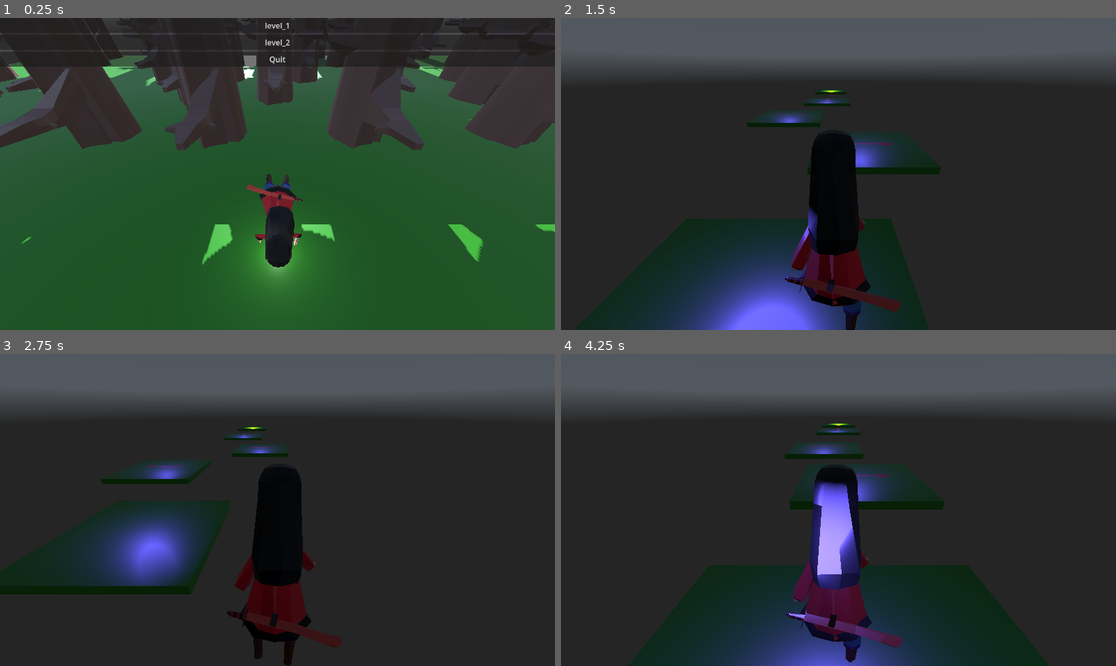
Above: before the commit, frames 1-4 (two rows, left to right).
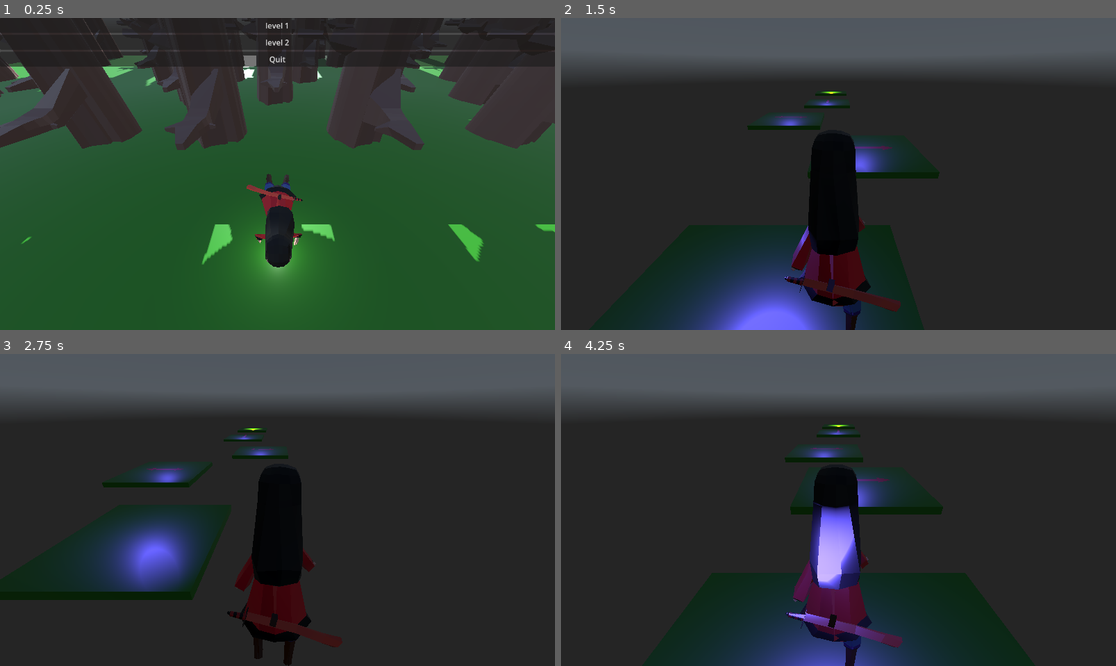
Above: after the commit, the same moments.

Repository: NielsSchool123/godot-game-benzaiten
Game: Godot game, scene res://MainMenu.tscn
Two runs of this game, one before a commit and one after it. Both use one fixed random seed, a clock stepped at 60 frames per second and the inputs below. A sky picture missing from this copy of the repository is replaced by a grey-blue gradient.
Inputs (mouse positions are in pixels of both pictures, inside the frame that each line leads up to):
- Up to frame 1 (0.25 s): no input
- Up to frame 2 (1.5 s): click "level_2" (after the commit: "level 2") at 0.5 s; move the mouse to (960, 158) at 1.27 s; hold D (move_right) from 1.28 s (still down); tap Space (jump) at 1.35 s; click (960, 158) at 1.42 s
- Up to frame 3 (2.75 s): tap Space (jump) at 1.52, 1.82, 2.1, 2.27, 2.57 s; move the mouse to (166, 525) at 2.02 s; release D (move_right) at 2.03 s; hold S (move_back) from 2.03 s (still down)
- Up to frame 4 (4.25 s): move the mouse to (894, 441) at 2.77 s; release S (move_back) at 2.78 s; hold D (move_right) 2.78-3.53 s; tap Space (jump) at 2.85, 3.6, 3.77, 4.07 s; move the mouse to (810, 572) at 3.52 s; hold W (move_forward) from 3.53 s (still down); click (810, 572) at 3.67 s

The runs differ from the first frame. In frame 1, less than 0.1% of the frame differs, in the area x 47-53%, y 1-10%; in frame 2, 2.3%; in frame 3, 2.8%; in frame 4, 4.1%, in the area x 14-88%, y 22-100%.

Commit message:
sound effects + animation dingen

Diff:
--- a/MainMenu.tscn
+++ b/MainMenu.tscn
@@ -1,7 +1,8 @@
-[gd_scene load_steps=3 format=3 uid="uid://v0aliswj1uu"]
+[gd_scene load_steps=4 format=3 uid="uid://v0aliswj1uu"]
 
 [ext_resource type="Script" uid="uid://bxomej6bcgn3k" path="res://scripts/MainMenuScript.gd" id="1_i26rj"]
 [ext_resource type="PackedScene" uid="uid://dxufgbeyng6pj" path="res://MenuBackground.tscn" id="2_eiy7p"]
+[ext_resource type="AudioStream" uid="uid://cdxbjdg0ltl4w" path="res://assets/sounds/buttonselect.wav" id="3_h7a2f"]
 
 [node name="Control" type="Control"]
 layout_mode = 3
@@ -23,14 +24,17 @@
 
 [node name="level_1" type="Button" parent="VBoxContainer"]
 layout_mode = 2
-text = "level_1"
+text = "level 1"
 
 [node name="level_2" type="Button" parent="VBoxContainer"]
 layout_mode = 2
-text = "level_2"
+text = "level 2"
 
 [node name="Quit" type="Button" parent="VBoxContainer"]
 layout_mode = 2
 text = "Quit"
 
 [node name="Node3D" parent="." instance=ExtResource("2_eiy7p")]
+
+[node name="Buttonselect" type="AudioStreamPlayer" parent="."]
+stream = ExtResource("3_h7a2f")
--- a/Player.tscn
+++ b/Player.tscn
@@ -1,10 +1,11 @@
-[gd_scene load_steps=4 format=3 uid="uid://phpa3phmm6uu"]
+[gd_scene load_steps=5 format=3 uid="uid://phpa3phmm6uu"]
 
 [ext_resource type="Script" uid="uid://dmcpnrysn5ivu" path="res://scripts/PlayerScript.gd" id="1_onrkg"]
 [ext_resource type="PackedScene" uid="uid://cqkdj7rm7ds05" path="res://PlayerWalkAnimation.tscn" id="2_kne1u"]
+[ext_resource type="AudioStream" uid="uid://llca46munslo" path="res://assets/sounds/jump.wav" id="3_kne1u"]
 
 [sub_resource type="BoxShape3D" id="BoxShape3D_onrkg"]
-size = Vector3(1.40004, 0.876709, 0.001)
+size = Vector3(1.40004, 0.945007, 0.001)
 
 [node name="player" type="CharacterBody3D" groups=["player"]]
 script = ExtResource("1_onrkg")
@@ -13,7 +14,11 @@
 transform = Transform3D(-1, 3.99608e-08, -7.77553e-08, 0, 0.889416, 0.457098, 8.74228e-08, 0.457098, -0.889416, 0, 7.193, -3.731)
 
 [node name="CollisionShape3D" type="CollisionShape3D" parent="."]
-transform = Transform3D(2, 0, 0, 0, 7, 0, 0, 0, 1000, -0.0228424, 3.6051, 0)
+transform = Transform3D(2, 0, 0, 0, 7, 0, 0, 0, 1000, -0.0228424, 3.36606, 0)
 shape = SubResource("BoxShape3D_onrkg")
 
 [node name="Animation" parent="." instance=ExtResource("2_kne1u")]
+
+[node name="Jump" type="AudioStreamPlayer" parent="."]
+stream = ExtResource("3_kne1u")
+volume_db = -20.0
--- a/PlayerWalkAnimation.tscn
+++ b/PlayerWalkAnimation.tscn
@@ -1,5 +1,39 @@
 [gd_scene load_steps=2 format=3 uid="uid://cqkdj7rm7ds05"]
 
-[ext_resource type="PackedScene" uid="uid://bja5lqhupg7bo" path="res://assets/models/in place girl anima.glb" id="1_6j8a6"]
+[ext_resource type="PackedScene" uid="uid://bja5lqhupg7bo" path="res://assets/models/WalkANimation.glb" id="1_6j8a6"]
 
 [node name="Animation" instance=ExtResource("1_6j8a6")]
+
+[node name="Skeleton3D" parent="Armature" index="0"]
+bones/0/position = Vector3(1.29495, -2.19974, -227.554)
+bones/0/rotation = Quaternion(-0.676602, 0.0173715, 0.0241143, 0.735749)
+bones/1/rotation = Quaternion(0.0621426, 0.0139184, -0.010909, 0.997911)
+bones/2/position = Vector3(-2.17557e-06, 50.0101, 1.01328e-06)
+bones/2/rotation = Quaternion(0.056331, 0.0256021, -0.00652778, 0.998062)
+bones/3/position = Vector3(4.76837e-07, 57.1545, 5.0664e-07)
+bones/3/rotation = Quaternion(-0.0303907, 0.0263358, -0.00393031, 0.999183)
+bones/4/position = Vector3(2.38419e-06, 64.2989, -2.11123e-05)
+bones/4/rotation = Quaternion(-0.00299539, -0.0501048, 0.0256523, 0.99841)
+bones/5/rotation = Quaternion(-0.0533589, -0.0334454, -0.0173405, 0.997864)
+bones/7/rotation = Quaternion(-0.617608, -0.293822, 0.680333, -0.263394)
+bones/8/position = Vector3(3.20477e-06, 47.0729, 1.47593e-05)
+bones/8/rotation = Quaternion(0.161668, -0.160432, 0.0296455, 0.973266)
+bones/9/position = Vector3(-7.02067e-06, 55.9268, 3.29243e-06)
+bones/9/rotation = Quaternion(0.129398, 0.330909, 0.139787, 0.924238)
+bones/10/position = Vector3(-1.72804e-11, 61.9093, 5.72205e-06)
+bones/11/rotation = Quaternion(0.733503, -0.273892, 0.579175, 0.226965)
+bones/12/position = Vector3(1.00278e-05, 47.0728, -6.30831e-06)
+bones/12/rotation = Quaternion(0.0350691, 0.13532, -0.158706, 0.97738)
+bones/13/position = Vector3(1.29048e-06, 55.7517, -1.23535e-05)
+bones/13/rotation = Quaternion(-0.00194682, -0.158081, -0.261462, 0.952179)
+bones/14/position = Vector3(7.39098e-06, 61.5874, 2.44826e-05)
+bones/15/rotation = Quaternion(0.0316884, 0.276083, 0.959422, -0.0477792)
+bones/16/rotation = Quaternion(-0.590934, 0.0593793, -0.0711792, 0.801376)
+bones/17/position = Vector3(3.31348e-06, 81.3153, 1.59892e-07)
+bones/17/rotation = Quaternion(0.492535, -0.166706, 0.031224, 0.853606)
+bones/18/rotation = Quaternion(0.408652, -0.021906, 0.0125051, 0.912342)
+bones/20/rotation = Quaternion(-0.0404116, 0.108518, 0.99065, 0.0721304)
+bones/21/position = Vector3(5.31432e-06, 115.097, -5.61615e-07)
+bones/21/rotation = Quaternion(-0.309982, -0.0494508, 0.084514, 0.945687)
+bones/22/rotation = Quaternion(0.693528, 0.151136, -0.085378, 0.699205)
+bones/23/rotation = Quaternion(0.208767, -0.00611546, -0.0796803, 0.974695)
--- a/WinScreen.tscn
+++ b/WinScreen.tscn
@@ -1,6 +1,8 @@
-[gd_scene load_steps=3 format=3 uid="uid://bufgukfh7v5qt"]
+[gd_scene load_steps=5 format=3 uid="uid://bufgukfh7v5qt"]
 
 [ext_resource type="Script" uid="uid://bbdj6sfwtvtuj" path="res://scripts/WinScreenScript.gd" id="1_a03an"]
+[ext_resource type="AudioStream" uid="uid://bugmarblwtj2w" path="res://assets/sounds/levelwin.wav" id="2_0eiwq"]
+[ext_resource type="AudioStream" uid="uid://cdxbjdg0ltl4w" path="res://assets/sounds/buttonselect.wav" id="3_cx6km"]
 
 [sub_resource type="LabelSettings" id="LabelSettings_ok131"]
 font_size = 70
@@ -24,7 +26,7 @@
 anchor_right = 0.996962
 anchor_bottom = 0.99537
 grow_horizontal = 2
-text = "YOU WIN"
+text = "LEVEL BEATEN"
 label_settings = SubResource("LabelSettings_ok131")
 horizontal_alignment = 1
 
@@ -40,3 +42,9 @@
 grow_vertical = 2
 text = "Return to Main Menu"
 metadata/_edit_use_anchors_ = true
+
+[node name="Levelwin" type="AudioStreamPlayer" parent="."]
+stream = ExtResource("2_0eiwq")
+
+[node name="Buttonselect" type="AudioStreamPlayer" parent="."]
+stream = ExtResource("3_cx6km")
--- a/scripts/MainMenuScript.gd
+++ b/scripts/MainMenuScript.gd
@@ -1,13 +1,15 @@
 extends Control
+@onready var button_select: AudioStreamPlayer = $Buttonselect
 
 func _ready(): # logica voor de quit button, als de button text quit is dan runt het de logica om het af te sluiten en aders gebruikt de de funcite daaronder
 	for button in $VBoxContainer.get_children():
-		if button.text == "Quit":
+		if button.name == "Quit":
 			button.pressed.connect(func(): get_tree().quit())
 		else:
-			button.pressed.connect(func(): _on_level_selected(button.text))
+			button.pressed.connect(func(): _on_level_selected(button.name))
 
 
-func _on_level_selected(level_name: String): # logica voor levels laden, het kijkt wat er op de button staat en laad dat level
+func _on_level_selected(level_name: String): # logica voor levels laden, het kijkt hij de button heet  en laad dat level
+	button_select.play()
 	var scene_path = "res://" + level_name + ".tscn"
 	get_tree().change_scene_to_file(scene_path)
--- a/scripts/PlayerScript.gd
+++ b/scripts/PlayerScript.gd
@@ -1,14 +1,11 @@
 extends CharacterBody3D
-
 @export var speed: float = 15.0
 @export var jump_velocity: float = 10
 @export var gravity: float = 12.0
 @export var mouse_sensitivity: float = 0.002
-
 @onready var camera: Camera3D = $Camera3D
 @onready var anim_player: AnimationPlayer = $Animation/AnimationPlayer
-
-
+@onready var jump_sound: AudioStreamPlayer = $Jump
 var mouse_captured: bool = false
 
 # muis input om om je heen te kijken
@@ -22,7 +19,6 @@
 		if event.button_index == MOUSE_BUTTON_RIGHT:
 			mouse_captured = event.pressed
 			Input.set_mouse_mode(Input.MOUSE_MODE_CAPTURED if event.pressed else Input.MOUSE_MODE_VISIBLE)
-
 # doet pyshcis
 func _physics_process(delta: float) -> void:
 	if not is_on_floor():
@@ -46,6 +42,7 @@
 	# jumpen enzo
 	if Input.is_action_just_pressed("jump") and is_on_floor():
 		velocity.y = jump_velocity
+		jump_sound.play()
 
 	# beweeg het chacter
 	move_and_slide()
--- a/scripts/WinScreenScript.gd
+++ b/scripts/WinScreenScript.gd
@@ -1,9 +1,13 @@
 extends Control
 
 @export var main_menu_scene: String = "res://MainMenu.tscn"
+@onready var win_sound: AudioStreamPlayer = $Levelwin
+@onready var button_select: AudioStreamPlayer = $Buttonselect
 
 func _ready():
+	win_sound.play()
 	$Button.pressed.connect(_on_button_pressed)
 
 func _on_button_pressed():
+	button_select
 	get_tree().change_scene_to_file(main_menu_scene)
Renamed: assets/models/in place girl anima.glb -> assets/models/WalkANimation.glb
Not shown, changed: assets/models/WalkANimation.glb.import
Not shown, added: assets/sounds/buttonselect.wav.import
Not shown, added: assets/sounds/jump.wav.import
Not shown, added: assets/sounds/levelwin.wav.import
Not shown, added: assets/sounds/buttonselect.wav
Not shown, added: assets/sounds/jump.wav
Not shown, added: assets/sounds/levelwin.wav
